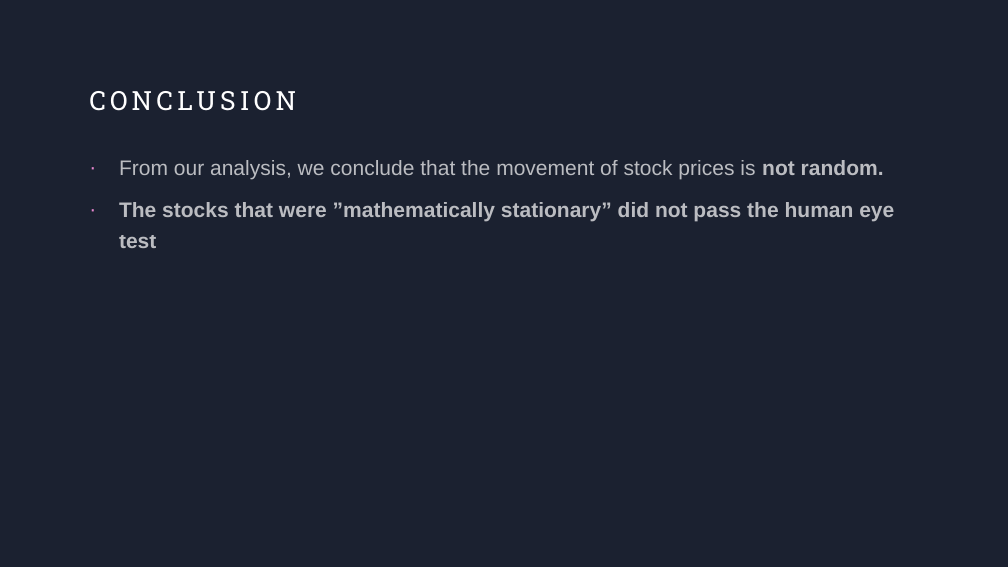
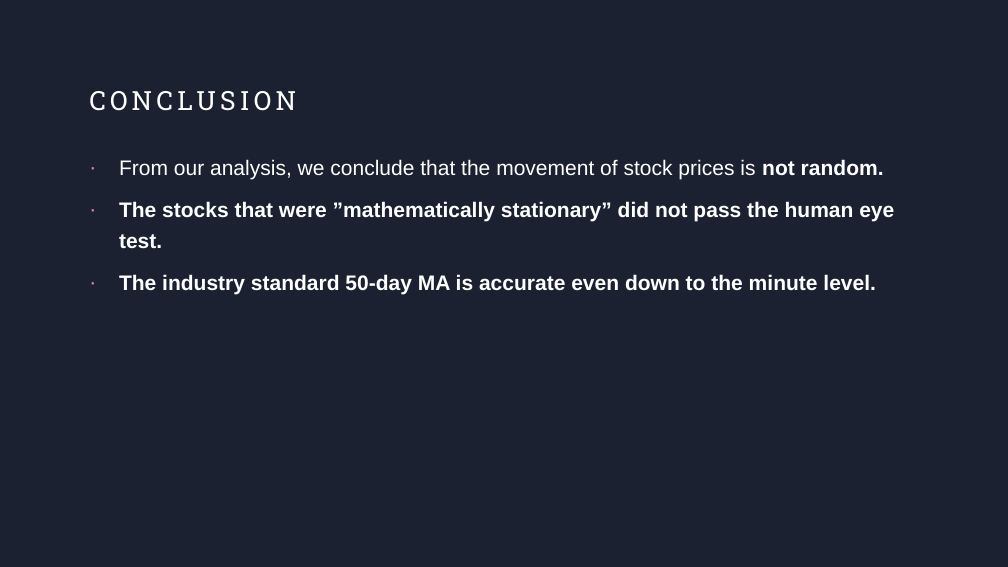
Before and after one commit to rstuder9090/Fall2022_Stat605_Group1_Project, a slide deck: slide 6 of Group1_Nifty500_Presentation.pptx (slide 5 before the commit). Drawn at 1008x567 pixels with LibreOffice and Linux fonts; fonts in the diff are those of the drawing. Boxes give left, top, right and bottom in pixels: in the first picture for what was removed or moved away, otherwise in the second. Text is boxed around its words. In the diff, an @@ line names an element or a change of style, - is before the commit and + after.

```diff
--- a/Group1_Nifty500_Presentation.pptx
+++ b/Group1_Nifty500_Presentation.pptx
@@ text at (119, 159, 884, 179): text colour #FFFFFF at 70% opacity to #FFFFFF in "From our analysis, we conclude that the ..." @@
@@ text at (119, 201, 894, 295): text changed; text colour #FFFFFF at 70% opacity to #FFFFFF @@
-· The stocks that were ”mathematically stationary” did not pass the human eye test
+· The stocks that were ”mathematically stationary” did not pass the human eye test.
+· The industry standard 50-day MA is accurate even down to the minute level.
```
Also in this commit, not shown: 3 other slides changed, 1 slide added.
